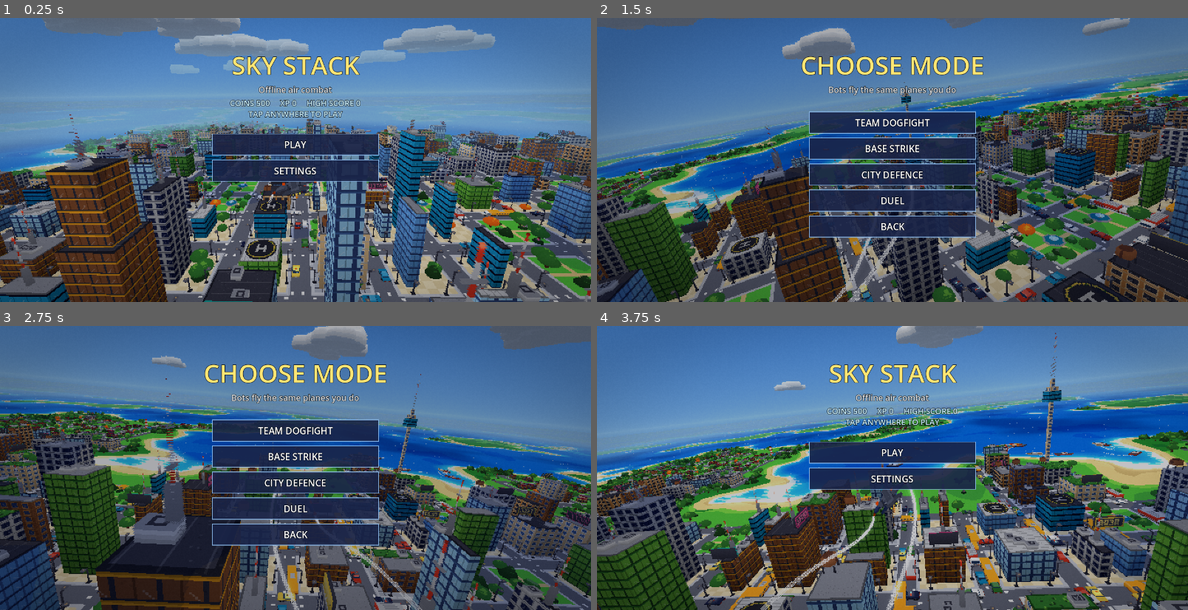
Above: before the commit, frames 1-4 (two rows, left to right).
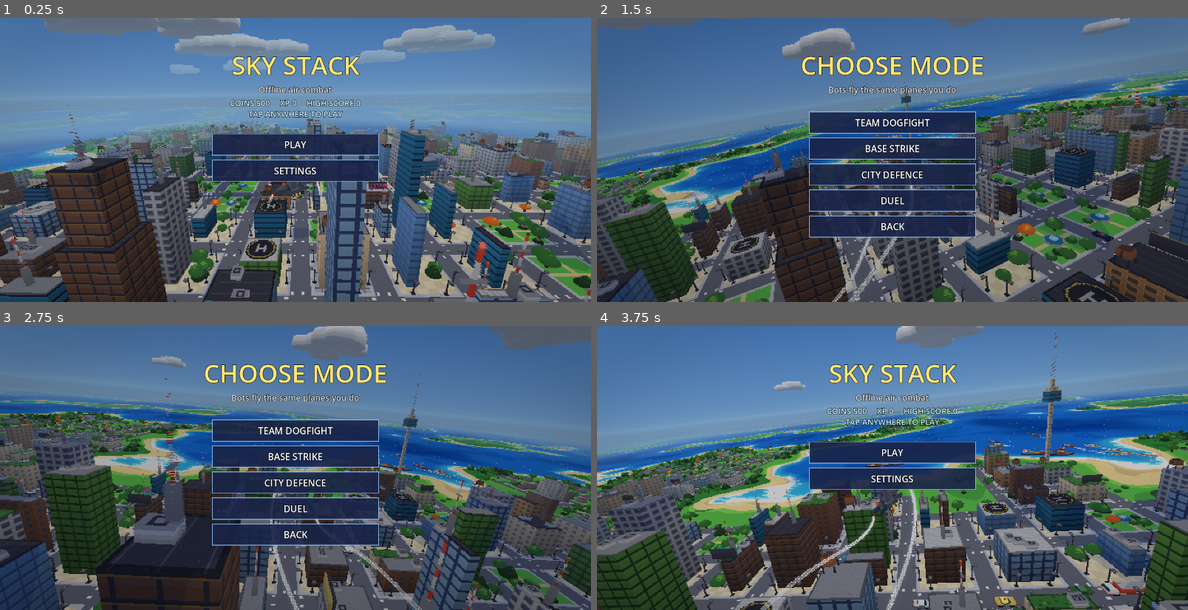
Above: after the commit, the same moments.

Repository: andriiolshevskyi7-hash/sky-stack
Game: Godot game, scene res://main.tscn
Same seed, same stepped clock (60 frames per second), same inputs: the game is played once before the commit and once after it.
Inputs (mouse positions are in pixels of both pictures, inside the frame that each line leads up to):
- Up to frame 1 (0.25 s): no input
- Up to frame 2 (1.5 s): tap Enter at 0.5 s; move the mouse to (1022, 145) at 0.52 s; hold D 0.53-1.25 s; tap C at 0.6 s; click (1022, 145) at 0.67 s; tap Space at 0.77 s; drag from (774, 174) to (862, 216) at 1.27 s
- Up to frame 3 (2.75 s): move the mouse to (354, 405) at 2.02 s; hold D from 2.03 s (still down); tap P at 2.1 s
- Up to frame 4 (3.75 s): release D at 2.75 s; drag from (862, 524) to (715, 425) at 2.77 s; move the mouse to (1069, 510) at 3.52 s; hold A from 3.53 s (still down); tap L at 3.6 s

The runs differ from the first frame. In frame 1, 12% of the frame differs, in the area x 0-100%, y 36-100%; in frame 2, 8.4%; in frame 3, 6.8%; in frame 4, 10%.

Commit message:
Calmer look, soft night windows, traffic setting, reset to defaults
- Facades: frames blend into the wall, softer glass, no reflection streaks,
  mullions or speckle noise, gentler brick/sheet lines; facade atlas has
  mipmaps and is sampled with continuous derivatives (lod capped against
  atlas bleed), so distant buildings average into calm colour
- Distance haze on buildings: desaturate and blend into the air from
  300 m to 2.4 km
- Night windows: warm dim light, ~30% lit up close, distant windows fade
  into a soft average glow (no flickering single pixels), no cyan/magenta
  window colours; neon facades reduced to one muted strip, fewer neon
  buildings, rooftop neon signs 40% -> 12%, neon street pools rare and faint
- Searchlights: 3 (Night City 4), half the brightness
- Look defaults: glow 0.6, contrast 0.05, vignette 0.2, grain 0.1, less
  dither; existing saves migrate to the calmer values once
- Traffic setting off / low / normal (default low): low = 24 cars on main
  avenues only (every 4th street), no turning into side streets
- Settings: RESET TO DEFAULTS with a confirmation dialog (keeps the chosen
  map); test covers it

Co-Authored-By: Claude Opus 5.5 <noreply@anthropic.com>
Claude-Session: https://claude.ai/code/session_01L9hRBCRnnnxvoWgFDdSWFJ

Diff:
--- a/scripts/city_gen.gd
+++ b/scripts/city_gen.gd
@@ -81,7 +81,7 @@
 
 enum { PK_TOWER, PK_MID, PK_HOUSE, PK_FLAT }
 
-const LAMP_GLOW := Color(1.0, 0.8, 0.5, 0.55)
+const LAMP_GLOW := Color(1.0, 0.8, 0.5, 0.42)
 
 ## Flat ground layers (virtual units; world = x2). Every layer is a fixed step
 ## apart so no two coplanar surfaces ever share a depth value: at the far edge
@@ -507,7 +507,7 @@
 		_stack(cb, "ac_unit", 0, Vector3(px, y + 0.3, pz), PI * 0.5 * rng.randi_range(0, 3))
 	if rng.randf() < 0.3 and minf(w, d) > 12.0:
 		_stack(cb, "water_tank", 0, Vector3(t.position.x + 6.0, y + 0.3, t.end.y - 6.0), 0.0)
-	if rng.randf() < 0.4 and w >= 24.0 and d >= 10.0:
+	if rng.randf() < 0.12 and w >= 24.0 and d >= 10.0:
 		var side := rng.randi_range(0, 3)
 		var v := rng.randi_range(0, 2)
 		match side:
@@ -560,9 +560,10 @@
 			var yaw := atan2(-s[3], s[2])
 			cb.p.add_stack(lamp, 0, Vector3(s[0], Y_WALK + 0.04, s[1]), yaw, 1.0, Color.WHITE, 2)
 			var gc: Color = LAMP_GLOW
-			if neon:
-				gc = NEON[hashi(int(s[0]), int(s[1]), 9) % NEON.size()]
-			_glow(cb, s[0] + s[2] * 3.5, s[1] + s[3] * 3.5, 18.0 if neon else 15.0, gc)
+			if neon and hashi(int(s[0]), int(s[1]), 9) % 6 == 0:
+				gc = NEON[hashi(int(s[0]), int(s[1]), 10) % NEON.size()]
+				gc.a = 0.35 # occasional subtle neon pool
+			_glow(cb, s[0] + s[2] * 3.5, s[1] + s[3] * 3.5, 15.0, gc)
 
 
 static func _trees(cb: Build, rng: RandomNumberGenerator, r: Rect2, n: int, avoid: Array[Rect2], pine_bias: float = 0.25) -> void:
@@ -621,7 +622,7 @@
 				var h := 22.0 + pow(rng.randf(), 2.2) * 135.0 * clampf((cv - 0.8) * 4.0, 0.4, 1.0)
 				var styles := [F_GLASS, F_GLASS_DARK, F_OFFICE, F_LUX, F_MODERN, F_GREEN]
 				if neon:
-					styles = [F_NEON, F_GLASS_DARK, F_NEON, F_LUX, F_GLASS_DARK, F_NEON]
+					styles = [F_GLASS_DARK, F_OFFICE, F_LUX, F_GLASS_DARK, F_MODERN, F_NEON]
 				var roofs := [R_TAR, R_GRAVEL, R_METAL]
 				_building(cb, rng, building_id(bx, bz, i), r.position.x, r.position.y, r.end.x, r.end.y, h,
 					styles[rng.randi() % styles.size()], roofs[rng.randi() % roofs.size()], PK_TOWER)
@@ -633,7 +634,7 @@
 				var h := 14.0 + rng.randf() * 36.0
 				var styles := [F_OFFICE, F_BRICK, F_BEIGE, F_MODERN, F_WHITE]
 				if neon:
-					styles = [F_NEON, F_BRICK, F_GLASS_DARK, F_MODERN, F_NEON]
+					styles = [F_BRICK, F_GLASS_DARK, F_MODERN, F_OFFICE, F_BEIGE, F_NEON]
 				var roofs := [R_GRAVEL, R_TAR, R_GREEN]
 				_building(cb, rng, building_id(bx, bz, i), r.position.x, r.position.y, r.end.x, r.end.y, h,
 					styles[rng.randi() % styles.size()], roofs[rng.randi() % roofs.size()], PK_MID)
--- a/scripts/daynight.gd
+++ b/scripts/daynight.gd
@@ -30,7 +30,7 @@
 
 var beams: Array[MeshInstance3D] = []
 var _bt := 0.0
-var beam_count := 5 # Night City sweeps 9 searchlights
+var beam_count := 3 # Night City sweeps 4 searchlights
 
 
 func _ready() -> void:
--- a/scripts/main.gd
+++ b/scripts/main.gd
@@ -997,6 +997,8 @@
 		cam.mode = int(st["view"]) as GameCamera.Mode
 		cam._since_switch = 0.0
 	daynight.cycle = st["day_cycle"]
+	if key == "traffic" or key == "":
+		traffic.set_level(int(st["traffic"]))
 	if key == "time" or key == "":
 		daynight.t = world_map.time_of_day()
 	if (key == "islands" or key == "seed") and world_map.index == 0:
@@ -1099,8 +1101,8 @@
 	await t.get_tree().create_timer(1.5).timeout
 	if enemies.count_active() == 0:
 		errs.append("no enemies spawned in wave 4")
-	if traffic.active_cars < 20:
-		errs.append("too few cars (%d)" % traffic.active_cars)
+	if traffic.active_cars < Traffic.LEVEL_CARS[traffic.level] / 3:
+		errs.append("too few cars (%d of %d)" % [traffic.active_cars, Traffic.LEVEL_CARS[traffic.level]])
 	# shoot: guaranteed kill of one enemy through the combat path
 	var before := kills
 	for e in enemies.pool:
@@ -1272,7 +1274,7 @@
 	tutorial.stop()
 	# --- settings apply live (and defaults match the spec)
 	var d := SettingsScreen.defaults()
-	if d["speed"] != 130.0 or d["cruise"] != 220.0 or d["missiles"] != 6.0 or d["islands"] != 0.33 or d["glow"] != 0.8:
+	if d["speed"] != 130.0 or d["cruise"] != 220.0 or d["missiles"] != 6.0 or d["islands"] != 0.33 or d["glow"] != 0.6 or d["contrast"] != 0.05 or d["traffic"] != 1:
 		errs.append("settings defaults differ from the spec")
 	settings_ui.set_value("speed", 150.0)
 	if float(jet.cfg["speed"]) != 150.0:
@@ -1286,6 +1288,12 @@
 		errs.append("islands change did not reset the streamed chunks")
 	for k in ["speed", "time", "islands"]:
 		settings_ui.set_value(k, d[k])
+	# RESET TO DEFAULTS restores every value and re-applies it
+	settings_ui.set_value("speed", 200.0)
+	settings_ui.set_value("traffic", 2)
+	settings_ui.reset_to_defaults()
+	if float(jet.cfg["speed"]) != float(d["speed"]) or traffic.level != int(d["traffic"]) or Save.settings.size() < d.size():
+		errs.append("reset to defaults did not restore settings")
 	# cockpit view: camera locks into the canopy, jet hidden, overlay shown
 	cam.mode = GameCamera.Mode.COCKPIT
 	cam._since_switch = 0.0
--- a/scripts/save.gd
+++ b/scripts/save.gd
@@ -2,7 +2,7 @@
 ## Autoload "Save": high score + all settings in user://save.cfg
 
 const PATH := "user://save.cfg"
-const VERSION := 2
+const VERSION := 3
 var high_score := 0
 var settings := {}
 
@@ -38,9 +38,13 @@
 		for k in saved:
 			if settings.has(k) or k == "map":
 				settings[k] = saved[k]
-		if ver < VERSION:
+		if ver < 2:
 			# world became 2x bigger: altitudes/speed defaults changed
 			for k in ["speed", "cruise", "ceiling", "clearance"]:
+				settings[k] = SettingsScreen.defaults()[k]
+		if ver < 3:
+			# calmer look for long sessions
+			for k in ["glow", "contrast", "vignette", "grain"]:
 				settings[k] = SettingsScreen.defaults()[k]
 	apply()
 
--- a/scripts/settings.gd
+++ b/scripts/settings.gd
@@ -37,10 +37,11 @@
 	["WORLD", "clouds", "Clouds", "f", 0.45, 0.0, 1.0, 0.05],
 	["WORLD", "seed", "World seed", "f", 7.0, 1.0, 99.0, 1.0],
 	["WORLD", "jet_shadow", "Jet shadow", "b", true],
-	["LOOK", "glow", "Glow (fire, sun, engines, glints)", "f", 0.8, 0.0, 2.0, 0.05],
-	["LOOK", "contrast", "Colour depth and contrast", "f", 0.15, 0.0, 1.0, 0.05],
-	["LOOK", "vignette", "Darkened corners", "f", 0.3, 0.0, 1.0, 0.05],
-	["LOOK", "grain", "Film grain", "f", 0.25, 0.0, 1.0, 0.05],
+	["WORLD", "traffic", "Traffic", "c", 1, ["off", "low", "normal"]],
+	["LOOK", "glow", "Glow (fire, sun, engines, glints)", "f", 0.6, 0.0, 2.0, 0.05],
+	["LOOK", "contrast", "Colour depth and contrast", "f", 0.05, 0.0, 1.0, 0.05],
+	["LOOK", "vignette", "Darkened corners", "f", 0.2, 0.0, 1.0, 0.05],
+	["LOOK", "grain", "Film grain", "f", 0.1, 0.0, 1.0, 0.05],
 	["LOOK", "sprite_snap", "Sprite turn: 64 steps", "b", false],
 	["EFFECTS", "flames", "Thruster flames", "c", 0, ["pixel", "realistic"]],
 	["EFFECTS", "afterburner", "Afterburner", "f", 0.75, 0.0, 2.0, 0.05],
@@ -74,6 +75,12 @@
 var _drag_y := 0.0
 var _press_p := Vector2.ZERO
 var _content_h := 0.0
+var _reset := Rect2()
+var _confirm := false # reset confirmation dialog open
+var _yes := Rect2()
+var _no := Rect2()
+## Keys that RESET TO DEFAULTS keeps (not settings in the schema sense).
+const KEEP_ON_RESET := ["map", "lang"]
 
 
 func _ready() -> void:
@@ -86,6 +93,7 @@
 
 func open() -> void:
 	scroll = 0.0
+	_confirm = false
 	visible = true
 
 
@@ -116,6 +124,11 @@
 		y += rh
 	_content_h = y + scroll - (pr.position.y + 70 * s)
 	_done = Rect2(Vector2(pr.end.x - 170 * s, pr.position.y + 12 * s), Vector2(150 * s, 46 * s))
+	_reset = Rect2(Vector2(_done.position.x - 250 * s, _done.position.y), Vector2(234 * s, 46 * s))
+	var cw := 520.0 * s
+	var cc := pr.get_center()
+	_yes = Rect2(Vector2(cc.x + 10 * s, cc.y + 20 * s), Vector2(cw * 0.5 - 30 * s, 56 * s))
+	_no = Rect2(Vector2(cc.x - cw * 0.5 + 20 * s, cc.y + 20 * s), Vector2(cw * 0.5 - 30 * s, 56 * s))
 
 
 func _val(key: String) -> Variant:
@@ -170,7 +183,20 @@
 	draw_rect(Rect2(pr.position, Vector2(pr.size.x, 64 * s)), Color(0.13, 0.13, 0.15))
 	_t(Vector2(pr.position.x + 24 * s, pr.position.y + 44 * s), "SETTINGS", 26, Color.WHITE)
 	draw_rect(_done, Color("f0580e"))
-	_t(Vector2(_done.position.x, _done.position.y + 31 * s), "DONE", 20, Color.WHITE, _done.size.x, HORIZONTAL_ALIGNMENT_CENTER)
+	_t(Vector2(_done.position.x, _done.position.y + 31 * s), tr("DONE"), 20, Color.WHITE, _done.size.x, HORIZONTAL_ALIGNMENT_CENTER)
+	draw_rect(_reset, Color(0.28, 0.28, 0.32))
+	_t(Vector2(_reset.position.x, _reset.position.y + 31 * s), tr("RESET TO DEFAULTS"), 17, Color.WHITE, _reset.size.x, HORIZONTAL_ALIGNMENT_CENTER)
+	if _confirm:
+		draw_rect(pr, Color(0, 0, 0, 0.6))
+		var cc := pr.get_center()
+		var box := Rect2(Vector2(cc.x - 260 * s, cc.y - 90 * s), Vector2(520 * s, 196 * s))
+		draw_rect(box, Color(0.17, 0.17, 0.2))
+		draw_rect(box, Color(0.4, 0.4, 0.45), false, 2.0)
+		_t(Vector2(box.position.x, box.position.y + 50 * s), tr("Reset all settings to their default values?"), 19, Color.WHITE, box.size.x, HORIZONTAL_ALIGNMENT_CENTER)
+		draw_rect(_yes, Color("f0580e"))
+		_t(Vector2(_yes.position.x, _yes.position.y + 36 * s), tr("RESET"), 20, Color.WHITE, _yes.size.x, HORIZONTAL_ALIGNMENT_CENTER)
+		draw_rect(_no, Color(0.3, 0.3, 0.34))
+		_t(Vector2(_no.position.x, _no.position.y + 36 * s), tr("CANCEL"), 20, Color.WHITE, _no.size.x, HORIZONTAL_ALIGNMENT_CENTER)
 
 
 func _opt_rect(r: Rect2, n: int, i: int, ow: float) -> Rect2:
@@ -202,9 +228,32 @@
 	return -1
 
 
+## Restore every schema default (keeps the chosen map and language).
+func reset_to_defaults() -> void:
+	var keep := {}
+	for k in KEEP_ON_RESET:
+		if Save.settings.has(k):
+			keep[k] = Save.settings[k]
+	Save.settings = defaults()
+	Save.settings.merge(keep, true)
+	Save.store()
+	changed.emit("")
+	changed.emit("islands")
+
+
 func _press(p: Vector2) -> void:
 	_layout()
 	_press_p = p
+	if _confirm:
+		if _yes.has_point(p):
+			_confirm = false
+			reset_to_defaults()
+		elif _no.has_point(p):
+			_confirm = false
+		return
+	if _reset.has_point(p):
+		_confirm = true
+		return
 	if _done.has_point(p):
 		visible = false
 		Save.store()
@@ -220,6 +269,8 @@
 
 
 func _release(p: Vector2) -> void:
+	if _confirm:
+		return
 	if _drag_scroll and p.distance_to(_press_p) < 12.0 * s:
 		var i := _row_at(p)
 		if i >= 0:
--- a/scripts/stack_lib.gd
+++ b/scripts/stack_lib.gd
@@ -312,22 +312,20 @@
 		var ox := (si % 8) * FT
 		var oy := (si / 8) * FH
 		var wall := Pal.c(st[0])
-		var frame := Pal.c(st[6])
+		# calm facades: frames sit close to the wall colour, low contrast
+		var frame := Pal.c(st[6]).lerp(wall, 0.55)
 		img.fill_rect(Rect2i(ox, oy, FT, FH), wall)
 		var kind: int = st[7]
 		match kind:
 			2:
 				# brick courses
 				for y in range(0, FH, 3):
-					img.fill_rect(Rect2i(ox, oy + y, FT, 1), wall.darkened(0.15))
-					var sh := 0 if (y / 3) % 2 == 0 else 3
-					for x in range(sh, FT, 6):
-						img.set_pixel(ox + x, oy + y + 1, wall.darkened(0.15))
+					img.fill_rect(Rect2i(ox, oy + y, FT, 1), wall.darkened(0.06))
 			3:
 				# corrugated sheet
-				for x in range(0, FT, 4):
-					img.fill_rect(Rect2i(ox + x, oy, 1, FH), frame)
-					img.fill_rect(Rect2i(ox + x + 1, oy, 1, FH), wall.lightened(0.12))
+				for x in range(0, FT, 8):
+					img.fill_rect(Rect2i(ox + x, oy, 1, FH), wall.darkened(0.08))
+					img.fill_rect(Rect2i(ox + x + 1, oy, 1, FH), wall.lightened(0.05))
 				if si == 5:
 					for x in range(4, FT, 16):
 						img.fill_rect(Rect2i(ox + x, oy + 2, 8, 4), Pal.c(Pal.STEEL))
@@ -343,7 +341,7 @@
 				for i in 300:
 					img.set_pixel(ox + rng.randi_range(0, FT - 1), oy + rng.randi_range(0, FH - 1), Pal.c([Pal.BROWN_D, Pal.CHAR, Pal.GRAY][i % 3]))
 		if st[1] != -1:
-			var glass := Pal.c(st[1])
+			var glass := Pal.c(st[1]).lerp(wall, 0.3)
 			for fy in 4:
 				for bx in 4:
 					var cx := ox + bx * 16
@@ -353,21 +351,12 @@
 						img.fill_rect(r.grow(1), frame)
 					img.fill_rect(r, glass)
 					em.fill_rect(r, Color(1, 0, 0, 1))
-					# reflection streak + mullion
-					for k in mini(r.size.y, 4):
-						img.set_pixel(r.position.x + 1 + k, r.position.y + r.size.y - 1 - k, glass.lightened(0.3))
-					if r.size.x >= 10:
-						img.fill_rect(Rect2i(r.position.x + r.size.x / 2, r.position.y, 1, r.size.y), glass.darkened(0.25))
-					if kind == 0 or kind == 2:
-						img.fill_rect(Rect2i(r.position.x - 1, r.end.y + 1, r.size.x + 2, 1), wall.lightened(0.25))
-				# floor ledge with highlight
-				img.fill_rect(Rect2i(ox, oy + fy * 12 + 11, FT, 1), frame.darkened(0.2))
+					# one soft sky reflection on the upper part of the pane
+					img.fill_rect(Rect2i(r.position.x, r.position.y, r.size.x, maxi(1, r.size.y / 3)), glass.lightened(0.06))
+				# floor ledge
+				img.fill_rect(Rect2i(ox, oy + fy * 12 + 11, FT, 1), wall.darkened(0.08))
 				if kind == 1:
 					img.fill_rect(Rect2i(ox, oy + fy * 12, FT, 1), frame)
-		for i in 24:
-			var x := ox + rng.randi_range(0, FT - 1)
-			var y := oy + rng.randi_range(0, FH - 1)
-			img.set_pixel(x, y, img.get_pixel(x, y).darkened(0.08))
 	# roofs (64x64): gravel, tar, green, tiles, metal, concrete, field, rubble
 	var roofs := [Pal.GRAY, Pal.CHAR, Pal.GREEN, Pal.RED_D, Pal.LGRAY, Pal.LGRAY, Pal.GREEN, Pal.DGRAY]
 	for ri in roofs.size():
@@ -406,6 +395,10 @@
 			var c := img.get_pixel(x, y)
 			img.set_pixel(x, y, c.darkened(0.15) if i % 2 == 0 else c.lightened(0.1))
 	_build_map_facades(img, em, rng)
+	# mipmaps: distant facades average into calm colour (and distant lit
+	# windows into a soft glow) instead of shimmering single pixels
+	img.generate_mipmaps()
+	em.generate_mipmaps()
 	facade_tex = ImageTexture.create_from_image(img)
 	facade_emit_tex = ImageTexture.create_from_image(em)
 
@@ -465,13 +458,9 @@
 			var r := Rect2i(ox + bx * 16 + 2, oy + fy * 12 + 2, 12, 7)
 			img.fill_rect(r, Color(0.2, 0.24, 0.4))
 			em.fill_rect(r, Color(1, 0, 0, 1))
-	var neon := [Color(1.0, 0.2, 0.75), Color(0.15, 0.95, 1.0), Color(0.75, 0.35, 1.0)]
-	for k in 3:
-		var c: Color = neon[k]
-		img.fill_rect(Rect2i(ox + 1 + k * 21, oy, 2, FH), c)
-		em.fill_rect(Rect2i(ox + 1 + k * 21, oy, 2, FH), Color(0, 1, 0, 1))
-	img.fill_rect(Rect2i(ox, oy + 23, FT, 2), neon[1])
-	em.fill_rect(Rect2i(ox, oy + 23, FT, 2), Color(0, 1, 0, 1))
+	# a single muted neon strip on the corner (subtle, glows at night)
+	img.fill_rect(Rect2i(ox + 1, oy, 1, FH), Color(0.75, 0.3, 0.6))
+	em.fill_rect(Rect2i(ox + 1, oy, 1, FH), Color(0, 1, 0, 1))
 	# roofs (64x48) at row 208
 	var ry := 208
 	var rh := FACADE_H - ry
--- a/scripts/traffic.gd
+++ b/scripts/traffic.gd
@@ -5,6 +5,10 @@
 ## boats/ships cruising the ocean between the islands. Pooled + instanced.
 
 const CARS := 150
+## Settings "traffic": 0 off, 1 low (few cars, main avenues only), 2 normal.
+const LEVEL_CARS := [0, 24, CARS]
+const MAIN_EVERY := 4 # low traffic: only every 4th street is a main avenue
+var level := 1
 const RADIUS := 760.0
 const LANE := 4.0 * CityGen.S
 
@@ -84,6 +88,19 @@
 	return PI if dir > 0.0 else 0.0
 
 
+func set_level(l: int) -> void:
+	level = clampi(l, 0, 2)
+	for i in CARS:
+		c_speed[i] = 0.0 # respawn under the new rules
+
+
+func _main_ok(axis: int, p: Vector3) -> bool:
+	if level != 1:
+		return true
+	var line := roundi((p.z if axis == 0 else p.x) / CityGen.WBLOCK)
+	return posmod(line, MAIN_EVERY) == 0
+
+
 func _respawn_car(i: int) -> void:
 	for attempt in 8:
 		var axis := rng.randi() % 2
@@ -97,7 +114,7 @@
 		else:
 			var col := roundi((focus.x + across) / CityGen.WBLOCK)
 			p = Vector3(col * CityGen.WBLOCK - LANE * dir, 0.0, focus.z + along)
-		if not _drivable(p.x, p.z, axis == 0):
+		if not _drivable(p.x, p.z, axis == 0) or not _main_ok(axis, p):
 			continue
 		c_pos[i] = p
 		c_axis[i] = axis
@@ -122,7 +139,7 @@
 	bus_batch.begin()
 	active_cars = 0
 	var respawns := 0
-	for i in CARS:
+	for i in LEVEL_CARS[level]:
 		var p := c_pos[i]
 		if c_speed[i] <= 0.0 or Vector2(p.x - focus.x, p.z - focus.z).length() > RADIUS + 90.0:
 			if respawns < 10:
@@ -139,7 +156,7 @@
 			var inter := c_next[i]
 			c_next[i] += CityGen.WBLOCK * dir
 			var r := rng.randf()
-			if r < 0.3:
+			if r < 0.3 and level == 2:
 				# turn onto the crossing street (right-hand traffic lanes)
 				var new_dir := 1.0 if rng.randf() < 0.5 else -1.0
 				var np: Vector3
--- a/scripts/world_map.gd
+++ b/scripts/world_map.gd
@@ -53,7 +53,7 @@
 	_build_landmarks()
 	_apply_palette()
 	if game != null and game.daynight != null:
-		game.daynight.beam_count = 9 if CityGen.neon else 5
+		game.daynight.beam_count = 4 if CityGen.neon else 3
 	if game != null:
 		game.chunks.reset_all()
 		game.traffic._urban.clear()
--- a/shaders/beam.gdshader
+++ b/shaders/beam.gdshader
@@ -7,7 +7,7 @@
 void fragment() {
 	float across = 1.0 - abs(UV.x * 2.0 - 1.0);
 	float along = 1.0 - UV.y;
-	float a = across * across * (0.25 + 0.75 * along) * night * 0.55;
+	float a = across * across * (0.25 + 0.75 * along) * night * 0.28;
 	a = floor(a * 6.0) / 6.0;
 	ALBEDO = vec3(0.85, 0.9, 1.0) * a;
 }
--- a/shaders/building.gdshader
+++ b/shaders/building.gdshader
@@ -8,13 +8,23 @@
 
 #include "res://shaders/common.gdshaderinc"
 
-uniform sampler2D facade_tex : source_color, filter_nearest;
-uniform sampler2D facade_emit : filter_nearest;
+uniform sampler2D facade_tex : source_color, filter_nearest_mipmap;
+uniform sampler2D facade_emit : filter_nearest_mipmap;
 
 varying vec3 wpos;
 
 void vertex() {
 	wpos = (MODEL_MATRIX * vec4(VERTEX, 1.0)).xyz;
+}
+
+// Sample the atlas with derivatives of the continuous UV (no seams at the
+// tile wrap). The mip level is capped so tiles don't bleed into neighbours.
+vec4 atlas(sampler2D t, vec2 uv, vec2 g) {
+	vec2 dx = dFdx(g);
+	vec2 dy = dFdy(g);
+	float m = max(length(dx), length(dy)) * 512.0;
+	float k = m > 6.0 ? 6.0 / m : 1.0; // lod <= ~2.6
+	return textureGrad(t, uv, dx * k, dy * k);
 }
 
 void fragment() {
@@ -23,19 +33,27 @@
 	bool roof = (UV2.y > 0.37 && UV2.y < 0.6) || UV2.y > 0.8;
 	vec2 tile = roof ? vec2(32.0 / 256.0, UV2.y > 0.8 ? 24.0 / 128.0 : 32.0 / 128.0) : vec2(32.0 / 256.0, 24.0 / 128.0);
 	vec2 uv = UV2 + fract(UV) * tile;
-	vec3 base = texture(facade_tex, uv).rgb * COLOR.rgb;
+	vec2 g = UV * tile;
+	vec3 base = atlas(facade_tex, uv, g).rgb * COLOR.rgb;
 	vec3 col = lit(base, wpos);
+	float d = distance(wpos, cam_pos);
 	if (!roof && night > 0.02) {
-		vec4 em = texture(facade_emit, uv);
-		if (em.g > 0.5) col = mix(col, base * 1.6, night); // neon keeps glowing
-		float win = em.r;
-		if (win > 0.5) {
-			vec2 cell = floor(UV * 4.0);
-			float h = hash12(cell + vec2(COLOR.a * 311.0, COLOR.a * 97.0));
-			float lit = step(h, night * 0.62);
-			vec3 wc = mix(vec3(1.0, 0.84, 0.5), vec3(0.7, 0.9, 1.0), step(0.78, fract(h * 17.3)));
-			col = mix(col, wc, lit);
-		}
+		vec4 em = atlas(facade_emit, uv, g);
+		// neon strips: subtle
+		if (em.g > 0.3) col = mix(col, base * 1.15, night * 0.6 * em.g);
+		// warm, dim windows; ~30% lit up close, a soft average glow far away
+		vec3 warm = vec3(1.0, 0.72, 0.4) * 0.8;
+		vec2 cell = floor(UV * 4.0);
+		float h = hash12(cell + vec2(COLOR.a * 311.0, COLOR.a * 97.0));
+		float win = textureLod(facade_emit, uv, 0.0).r; // exact window mask
+		float near_l = step(h, 0.3) * step(0.5, win) * 0.75;
+		float far_l = min(em.r * 0.3 * 1.6, 0.35); // average of ~30% lit windows
+		float far = smoothstep(350.0, 1100.0, d);
+		col = mix(col, warm, mix(near_l, far_l, far) * night);
 	}
+	// distance haze: far buildings soften, desaturate and blend into the air
+	float hz = smoothstep(300.0, 2400.0, d);
+	col = mix(col, vec3(dot(col, vec3(0.3, 0.5, 0.2))), hz * 0.35);
+	col = mix(col, fog_color, hz * 0.4);
 	ALBEDO = fogged(col, wpos);
 }
--- a/shaders/post.gdshader
+++ b/shaders/post.gdshader
@@ -13,7 +13,7 @@
 uniform float threshold = 0.8;
 uniform float fog = 0.0;
 uniform float flash = 0.0;
-uniform float dither_amount = 0.035;
+uniform float dither_amount = 0.02;
 uniform float contrast = 0.15;
 uniform float vignette = 0.3;
 uniform float grain = 0.25;
